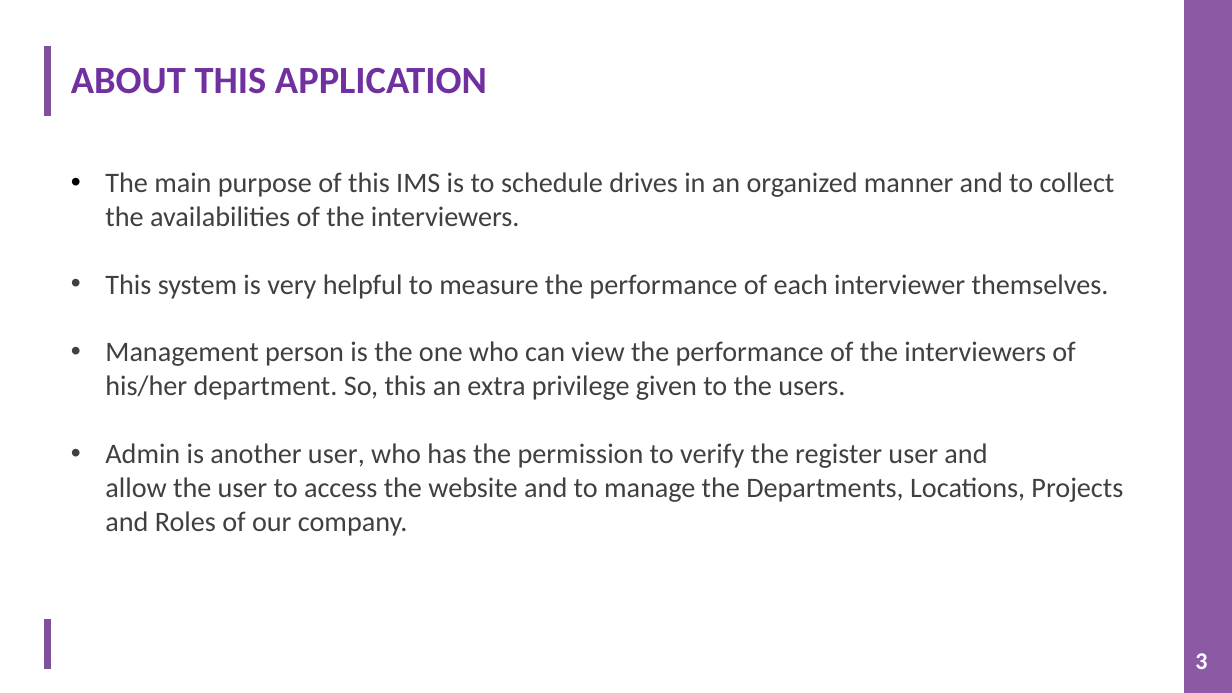
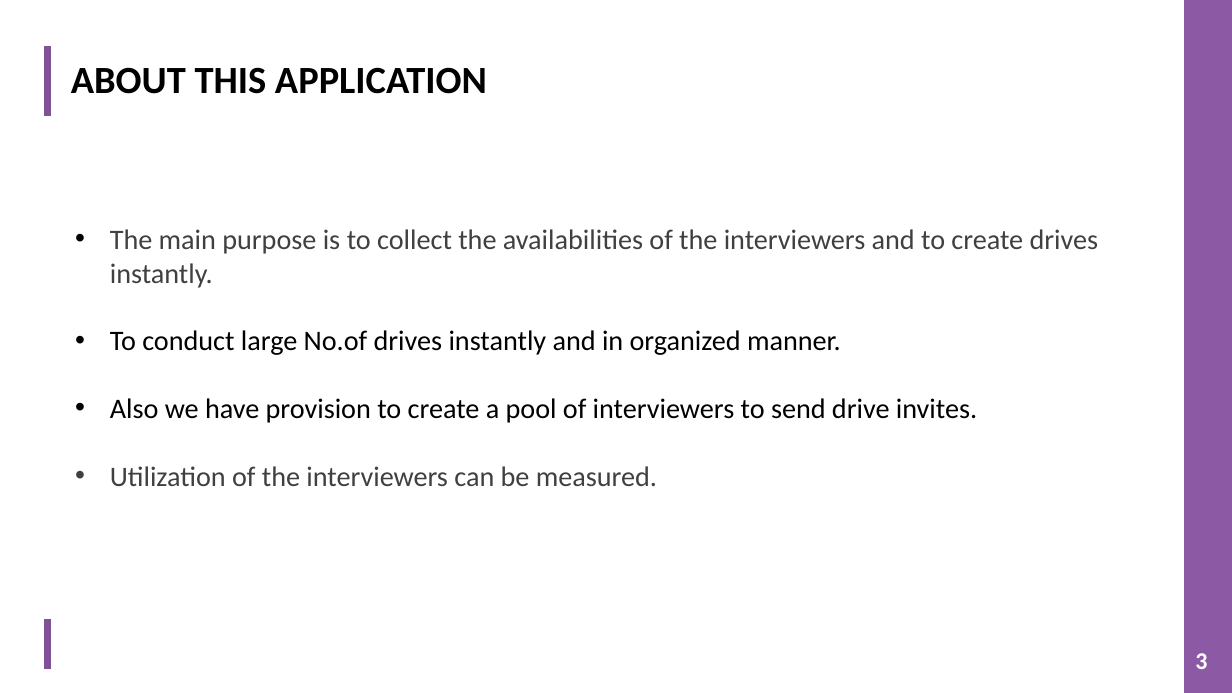
Before and after one commit to TeamAlpha01/Project, a slide deck: slide 3 of Demo PPT/IMS PPT.pptx. Drawn at 1232x693 pixels with LibreOffice and Linux fonts; fonts in the diff are those of the drawing; background and template pictures are left out. Boxes give left, top, right and bottom in pixels: in the first picture for what was removed or moved away, otherwise in the second. Text is boxed around its words. In the diff, an @@ line names an element or a change of style, - is before the commit and + after.

```diff
--- a/Demo PPT/IMS PPT.pptx
+++ b/Demo PPT/IMS PPT.pptx
@@ title "ABOUT THIS APPLICATION" at <box>71,67,487,94</box>: text colour #7030A0 to #000000 @@
@@ text at <box>110,229,1099,486</box>: text changed @@
-• The main purpose of this IMS is to schedule drives in an organized manner and to collect the availabilities of the interviewers.
-• This system is very helpful to measure the performance of each interviewer themselves.
-• Management person is the one who can view the performance of the interviewers of his/her department. So, this an extra privilege given to the users.
-• Admin is another user, who has the permission to verify the register user and allow the user to access the website and to manage the Departments, Locations, Projects and Roles of our company.
+• The main purpose is to collect the availabilities of the interviewers and to create drives instantly.
+• To conduct large No.of drives instantly and in organized manner.
+• Also we have provision to create a pool of interviewers to send drive invites.
+• Utilization of the interviewers can be measured.
```
Also in this commit, not shown: 8 other slides changed.
